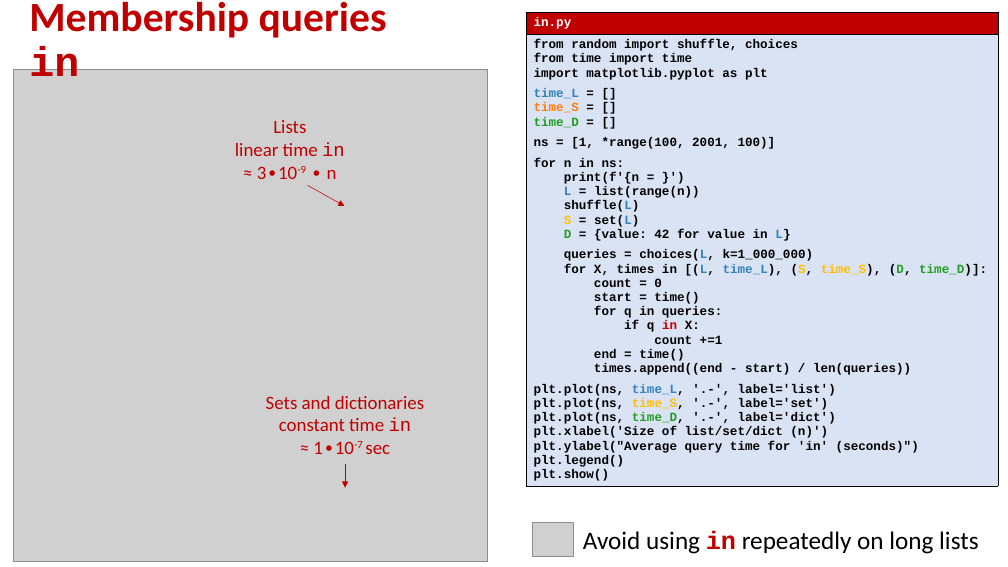
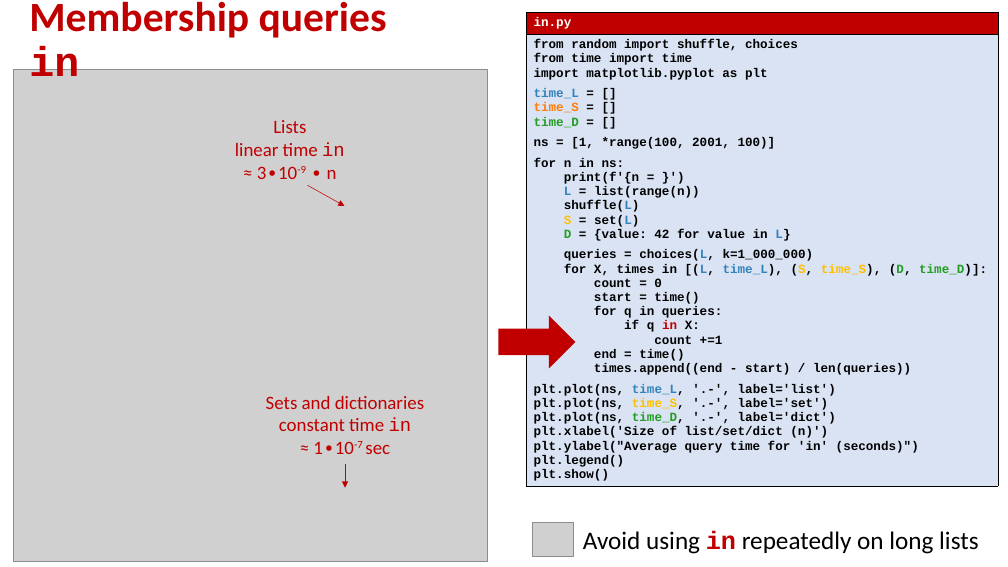
Before and after one commit to gsbrodal/gsbrodal.github.io, a slide deck: slide 16 of ipsa/slides/dictionaries.pptx. Drawn at 1008x567 pixels with LibreOffice and Linux fonts; fonts in the diff are those of the drawing; grey boxes stand for pictures. Boxes give left, top, right and bottom in pixels: in the first picture for what was removed or moved away, otherwise in the second. Text is boxed around its words. In the diff, an @@ line names an element or a change of style, - is before the commit and + after.

```diff
--- a/ipsa/slides/dictionaries.pptx
+++ b/ipsa/slides/dictionaries.pptx
@@ right arrow added at box(498, 315, 575, 368), fill #C00000 @@
```
Also in this commit, not shown: 4 other slides changed, 4 other files.
